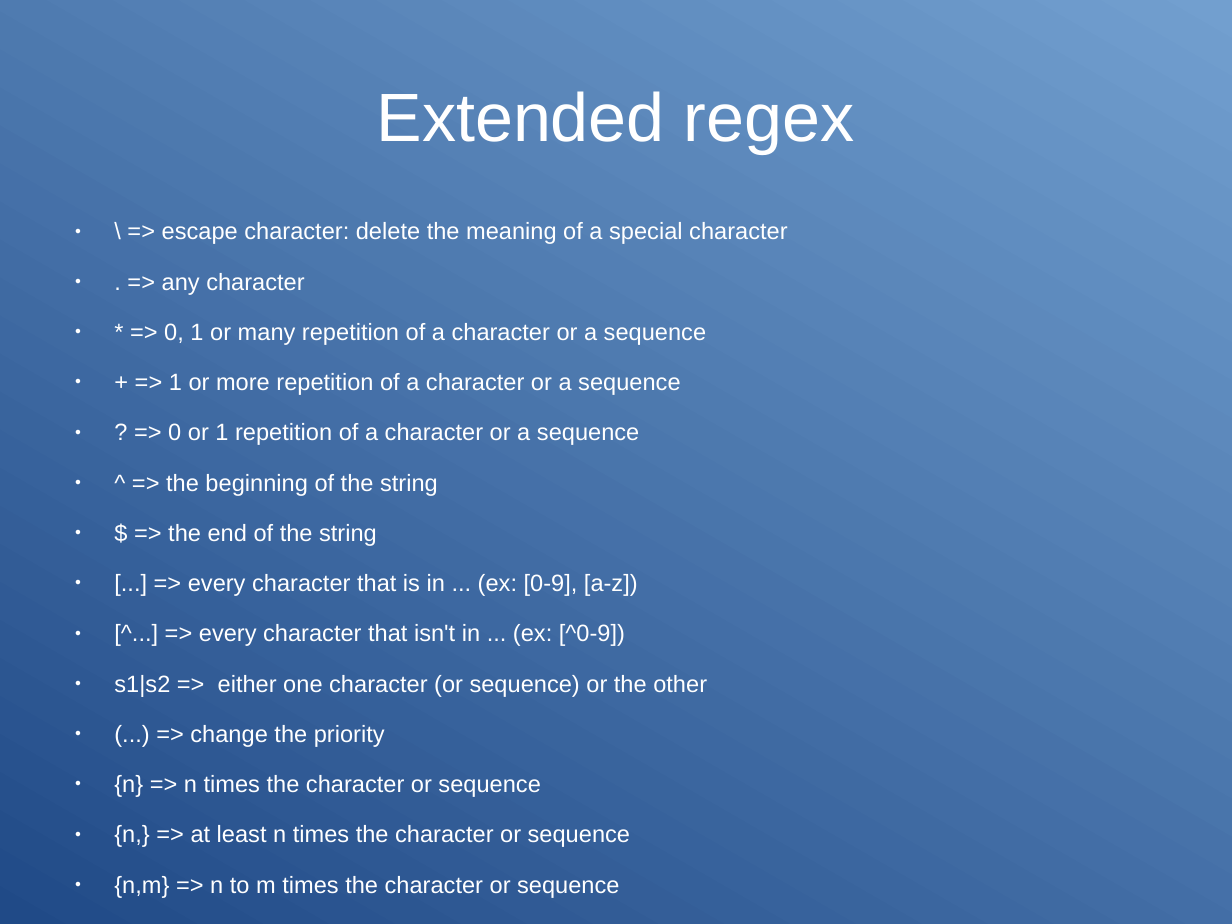
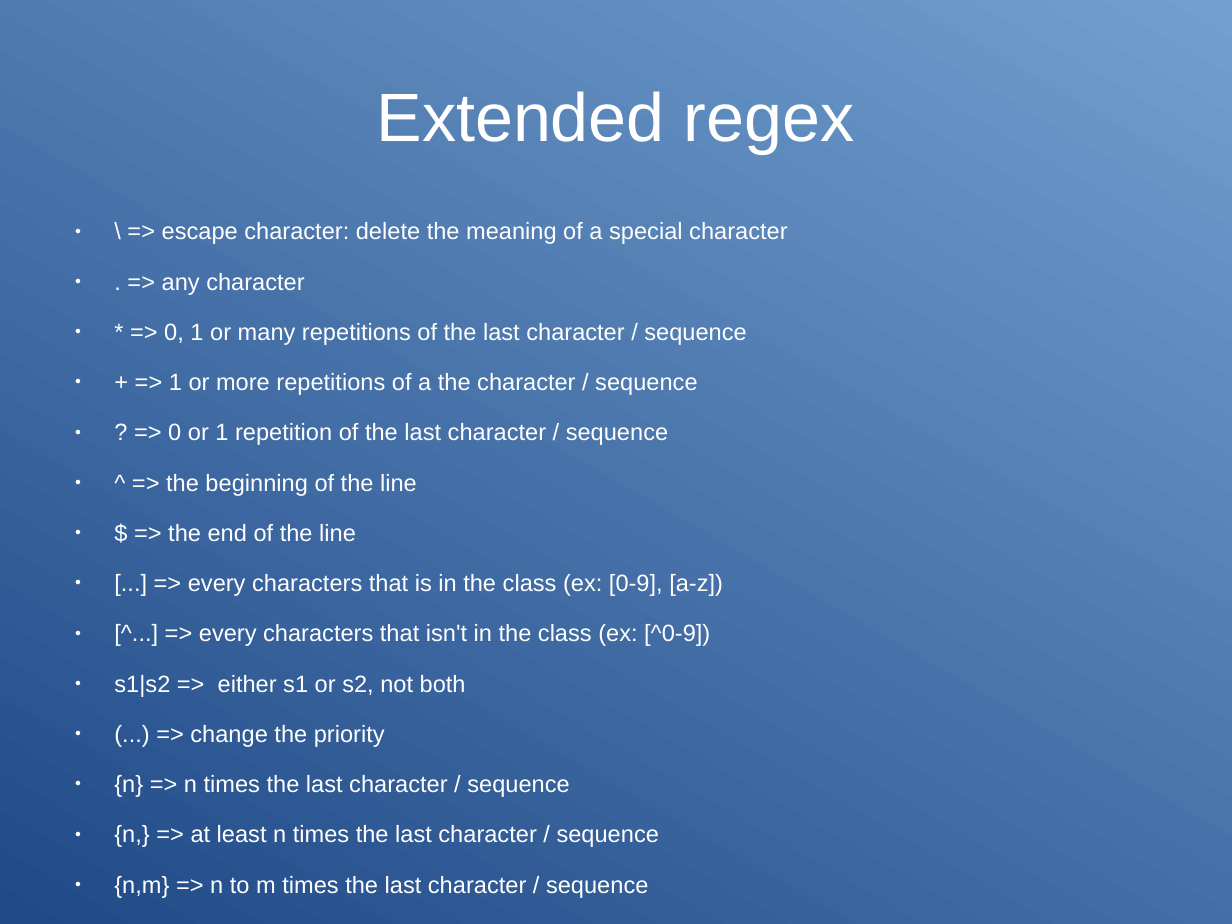
Before and after one commit to Clibre/An-introduction-to-bash, a slide deck: slide 38 of presentation.odp. Drawn at 1232x924 pixels with LibreOffice and Linux fonts; fonts in the diff are those of the drawing. Boxes give left, top, right and bottom in pixels: in the first picture for what was removed or moved away, otherwise in the second. Text is boxed around its words. In the diff, an @@ line names an element or a change of style, - is before the commit and + after.

```diff
--- a/presentation.odp
+++ b/presentation.odp
@@ text at (114,323,746,697): text changed @@
-● * => 0, 1 or many repetition of a character or a sequence
-● + => 1 or more repetition of a character or a sequence
-● ? => 0 or 1 repetition of a character or a sequence
-● ^ => the beginning of the string
-● $ => the end of the string
-● [...] => every character that is in ... (ex: [0-9], [a-z])
-● [^...] => every character that isn't in ... (ex: [^0-9])
-● s1|s2 => either one character (or sequence) or the other
+● * => 0, 1 or many repetitions of the last character / sequence
+● + => 1 or more repetitions of a the character / sequence
+● ? => 0 or 1 repetition of the last character / sequence
+● ^ => the beginning of the line
+● $ => the end of the line
+● [...] => every characters that is in the class (ex: [0-9], [a-z])
+● [^...] => every characters that isn't in the class (ex: [^0-9])
+● s1|s2 => either s1 or s2, not both
@@ text at (114,775,659,898): text changed @@
-● {n} => n times the character or sequence
-● {n,} => at least n times the character or sequence
-● {n,m} => n to m times the character or sequence
+● {n} => n times the last character / sequence
+● {n,} => at least n times the last character / sequence
+● {n,m} => n to m times the last character / sequence
```
Also in this commit, not shown: 20 other slides changed, 1 slide added, 1 slide removed, 2 other files.
